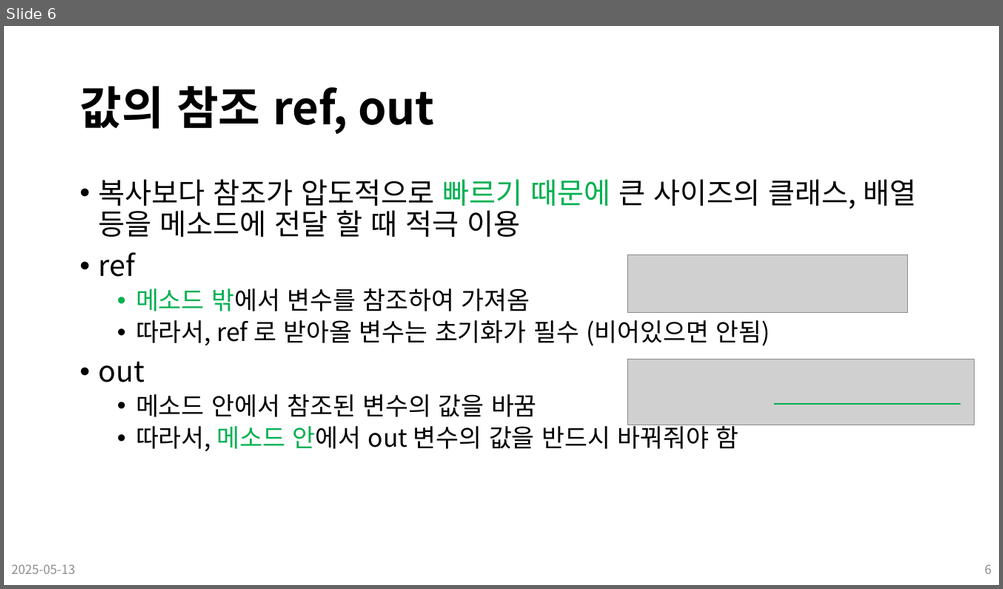
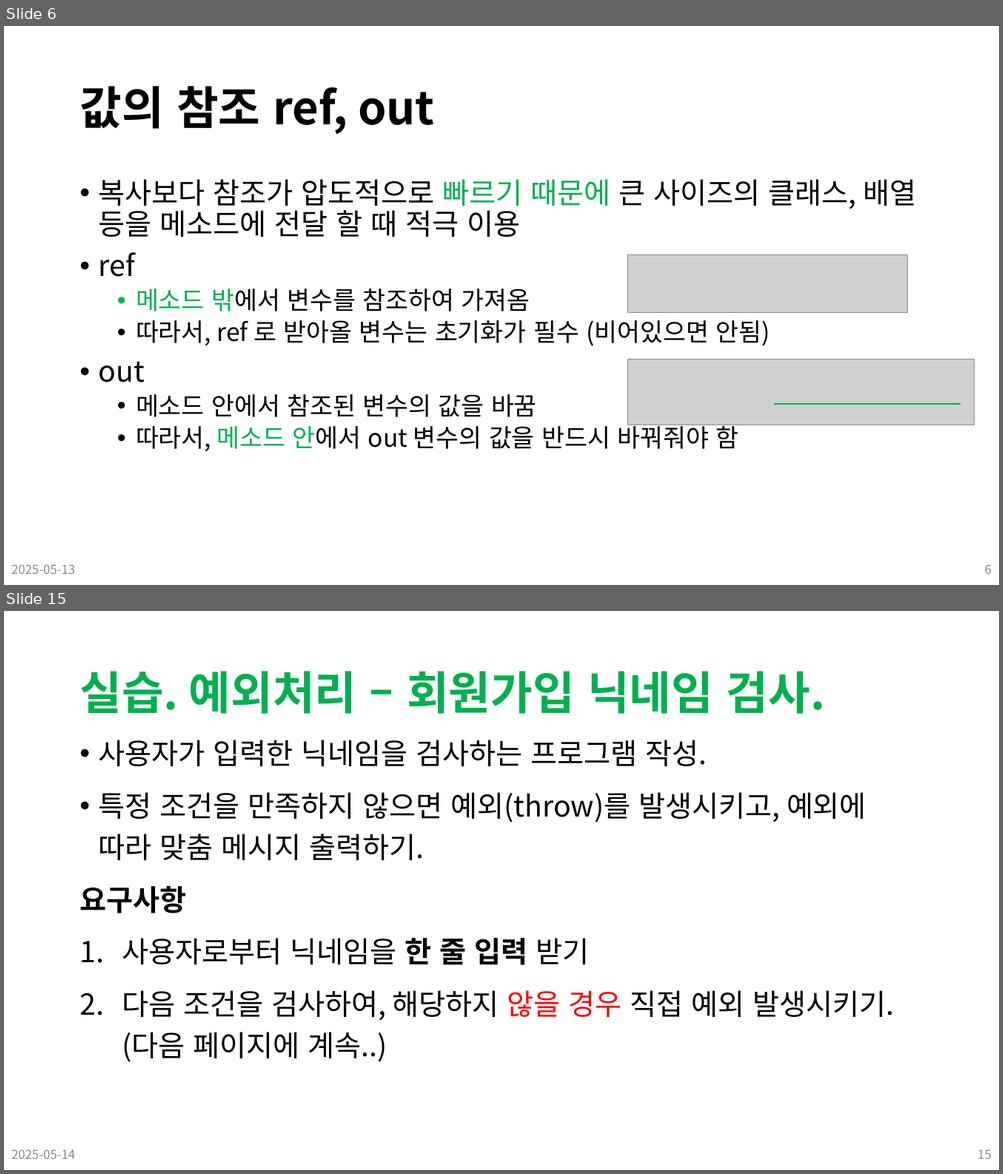
Before and after one commit to Leader-Lesson/KDT_SF_Short_5th, a slide deck: material/13_CSharp_심화문법 (예외처리).pptx. Shown one above the other, each under a label of ours: slide 6 before the commit, slides 6 and 15 after it; the slides between them are not shown. The pictures are 1003x589 and 1003x1174 pixels, drawn with LibreOffice and Linux fonts; fonts in the diff are those of the drawing; grey boxes stand for pictures; background and template pictures are left out. Boxes give left, top, right and bottom in pixels: in the first picture for what was removed or moved away, otherwise in the second. Text is boxed around its words. In the diff, an @@ line names an element or a change of style, - is before the commit and + after.

```diff
--- a/material/13_CSharp_심화문법 (예외처리).pptx
+++ b/material/13_CSharp_심화문법 (예외처리).pptx
@@ slide 15 added at [4, 611, 999, 1170], background #FFFFFF @@
@@ title added at [79, 671, 825, 714], 44 pt, text #00B050, bold @@
+실습. 예외처리 – 회원가입 닉네임 검사.
@@ text added at [79, 740, 894, 1062], 28 pt, text #000000 @@
+• 사용자가 입력한 닉네임을 검사하는 프로그램 작성.
+• 특정 조건을 만족하지 않으면 예외(throw)를 발생시키고, 예외에 따라 맞춤 메시지 출력하기.
+요구사항
+1. 사용자로부터 닉네임을 한 줄 입력 받기
+2. 다음 조건을 검사하여, 해당하지 않을 경우 직접 예외 발생시키기.
+   (다음 페이지에 계속..)
@@ text added at [11, 1150, 75, 1159], 12 pt, text #8C8C8C @@
+2025-05-14
@@ page number added at [977, 1150, 991, 1159], 12 pt, text #8C8C8C @@
+15
```
Also in this commit, not shown: 5 slides changed, 4 other slides added, 27 other files.
